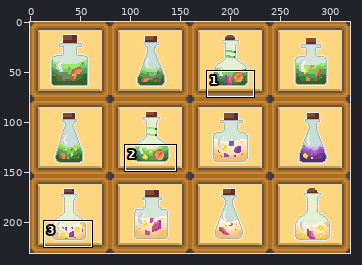
A sprite sheet gets an edit: Assets/Cenário/Ui-Ux/Poções.png. Above: a wide view before the commit, with the close-up outlined.
Close-up. Old version:
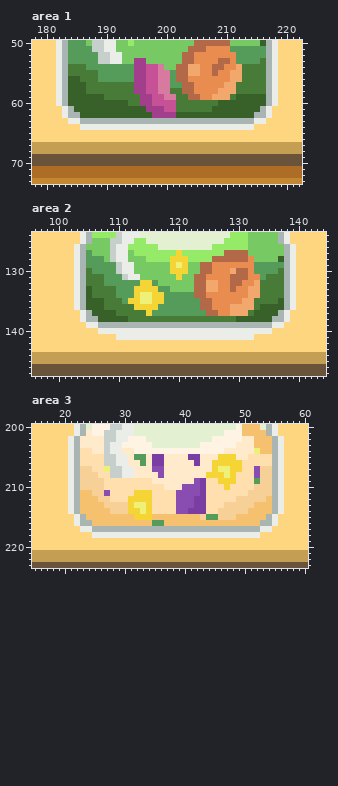
The file is 320x231 pixels. Shown: area 1: x 178..222, y 50..73; area 2: x 96..144, y 124..147; area 3: x 15..60, y 200..223. The commit also changed other parts of the picture, which this record leaves out.
After:
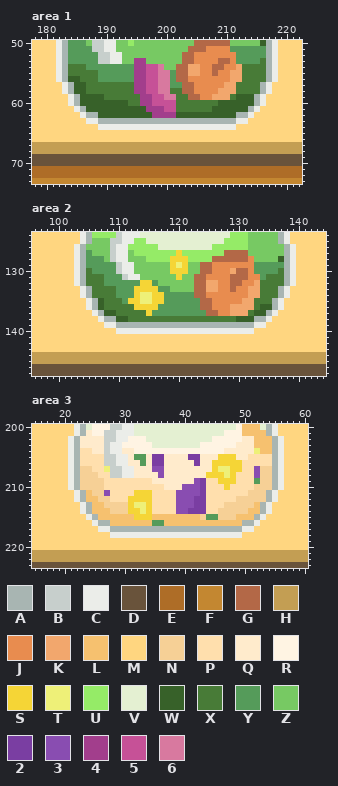
Palette (. is transparent): A #a8b5b2  B #c7cfcc  C #ebede9  D #69533b  E #ae6d27  F #c38731  G #b36847  H #c39e53  J #e88c4f  K #f2a76d  L #f6c16f  M #ffd680  N #f6d096  P #ffdfad  Q #ffebcc  R #fff4e3  S #f5d536  T #eef078  U #95eb67  V #e4f0d2  W #376129  X #487b37  Y #559b5a  Z #77c963  2 #7a3ea2  3 #894db1  4 #a23e8c  5 #c65197  6 #d8799f
What changed:
Changed rows in their new state; - is an unchanged pixel.
Area 1:
first column x 182:
57 MCA-------------------------------ACM
58 MCA-------------------------------ACM
59 MMCA-----------------------------ACMM
60 MMCA-----------------------------ACMM
61 -MMCA---------------------------ACMM-
62 -MMMCAA-----------------------AACMMM-
63 --MMMCC-----------------------CCMMM--
64 ----MMM-----------------------MMM----
Area 2:
first column x 103:
133 MCA-------------------------------ACM
134 MCA-------------------------------ACM
135 MMCA-----------------------------ACMM
136 MMCA-----------------------------ACMM
137 -MMCA---------------------------ACMM-
138 -MMMCAA-----------------------AACMMM-
139 --MMMCC-----------------------CCMMM--
140 ----MMM-----------------------MMM----
141 -------MMMMMMMMMMMMMMMMMMMMMMM-------
Area 3:
first column x 21:
211 MCA------------------------------ACM
212 MCA------------------------------ACM
213 MMCA----------------------------ACMM
214 MMCA----------------------------ACMM
215 -MMCA--------------------------ACMM-
216 -MMMCAA----------------------AACMMM-
217 --MMMCC----------------------CCMMM--
218 ----MMM----------------------MMM----
Where, in picture pixels (left, top, right, bottom), the same in both close-ups:
changed: (56, 82, 98, 130)
changed: (236, 82, 278, 130)
changed: (74, 286, 296, 340)
changed: (68, 490, 110, 538)
changed: (242, 490, 284, 538)
